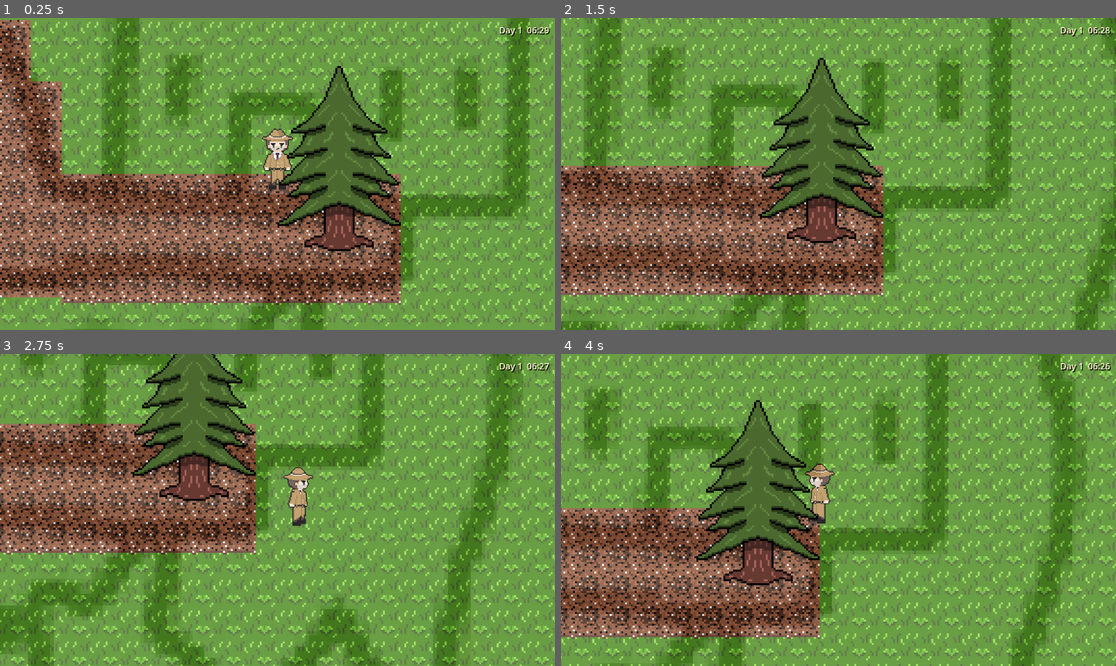
Above: before the commit, frames 1-4 (two rows, left to right).
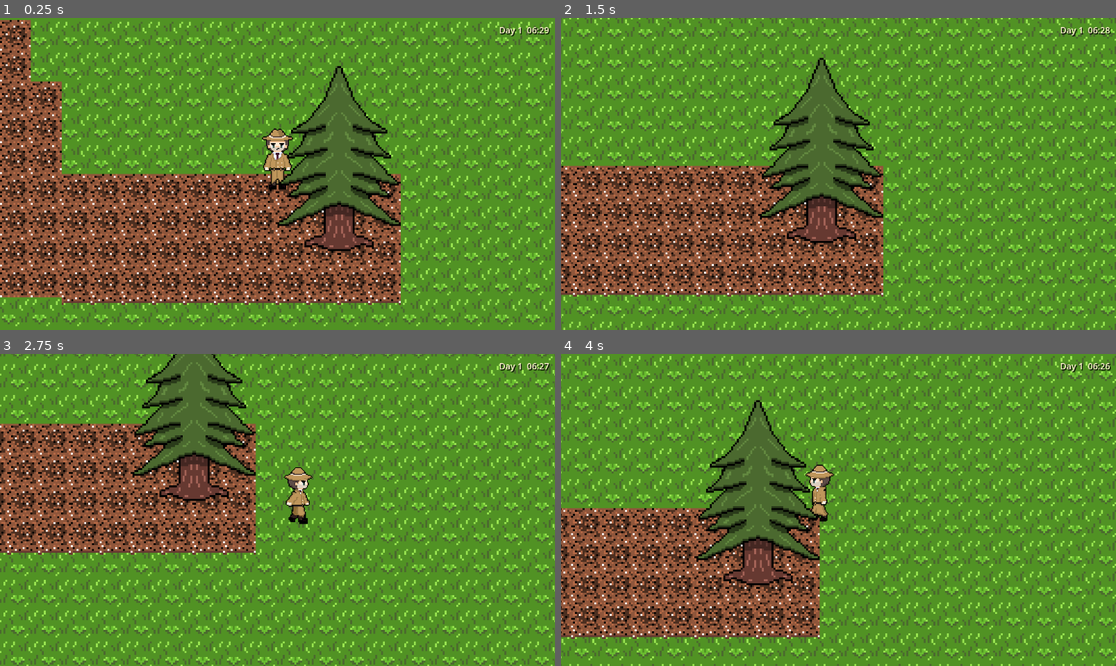
Above: after the commit, the same moments.

Repository: devasolutions-devos/Summer-Getaway
Game: Godot game, scene res://Scenes/Worlds/Levels/island.tscn
Two runs of this game, one before a commit and one after it. Both use one fixed random seed, a clock stepped at 60 frames per second and the inputs below. The engine's default icon, where the game draws it, is replaced by a stand-in: a white triangle on a blue panel in a dark square.
Inputs (mouse positions are in pixels of both pictures, inside the frame that each line leads up to):
- Up to frame 1 (0.25 s): no input
- Up to frame 2 (1.5 s): tap Enter at 0.5 s; move the mouse to (960, 158) at 0.52 s; hold D (walk_right) 0.53-1.28 s; tap E (interact) at 0.6, 1.35 s; click (960, 158) at 0.67 s; tap Space at 0.77 s; move the mouse to (727, 189) at 1.27 s; hold S (walk_down) from 1.28 s (still down)
- Up to frame 3 (2.75 s): tap Space at 1.52 s; move the mouse to (333, 441) at 2.02 s; release S (walk_down) at 2.03 s; hold D (walk_right) from 2.03 s (still down); tap E (interact) at 2.1 s
- Up to frame 4 (4 s): move the mouse to (810, 572) at 2.77 s; release D (walk_right) at 2.78 s; hold W (walk_up) 2.78-3.53 s; tap E (interact) at 2.85, 3.6 s; click (810, 572) at 2.92 s; tap Space at 3.02, 3.77 s; move the mouse to (1005, 556) at 3.52 s; hold A (walk_left) from 3.53 s (still down)

The runs differ from the first frame. In frame 1, 71% of the frame differs, in the area x 0-100%, y 0-100%; in frame 2, 72%; in frame 3, 73%; in frame 4, 74%.

Commit message:
i did animation

Diff:
--- a/Assets/Assets/player_sprite_frames.tres
+++ b/Assets/Assets/player_sprite_frames.tres
@@ -2,6 +2,7 @@
 
 [ext_resource type="Texture2D" uid="uid://bp56n8ejsdf6t" path="res://Assets/Assets/player_idle_front_sheet.png" id="1_idle"]
 [ext_resource type="Texture2D" uid="uid://bfhxglrfsrh63" path="res://Assets/Assets/player_idle_rotate_sheet.png" id="2_rotate"]
+[ext_resource type="Texture2D" uid="uid://dsf70licwc6dk" path="res://sprite player walk-Sheet.png" id="3_piwis"]
 
 [sub_resource type="AtlasTexture" id="AtlasTexture_down_0"]
 atlas = ExtResource("1_idle")
@@ -142,6 +143,54 @@
 [sub_resource type="AtlasTexture" id="AtlasTexture_up_6"]
 atlas = ExtResource("2_rotate")
 region = Rect2(192, 64, 32, 64)
+
+[sub_resource type="AtlasTexture" id="AtlasTexture_dneg3"]
+atlas = ExtResource("3_piwis")
+region = Rect2(0, 0, 32, 64)
+
+[sub_resource type="AtlasTexture" id="AtlasTexture_6qcxt"]
+atlas = ExtResource("3_piwis")
+region = Rect2(32, 0, 32, 64)
+
+[sub_resource type="AtlasTexture" id="AtlasTexture_5jgqr"]
+atlas = ExtResource("3_piwis")
+region = Rect2(64, 0, 32, 64)
+
+[sub_resource type="AtlasTexture" id="AtlasTexture_qeamc"]
+atlas = ExtResource("3_piwis")
+region = Rect2(96, 0, 32, 64)
+
+[sub_resource type="AtlasTexture" id="AtlasTexture_36dgq"]
+atlas = ExtResource("3_piwis")
+region = Rect2(32, 64, 32, 64)
+
+[sub_resource type="AtlasTexture" id="AtlasTexture_fqi1q"]
+atlas = ExtResource("3_piwis")
+region = Rect2(64, 64, 32, 64)
+
+[sub_resource type="AtlasTexture" id="AtlasTexture_ke883"]
+atlas = ExtResource("3_piwis")
+region = Rect2(96, 64, 32, 64)
+
+[sub_resource type="AtlasTexture" id="AtlasTexture_tu5gg"]
+atlas = ExtResource("3_piwis")
+region = Rect2(128, 64, 32, 64)
+
+[sub_resource type="AtlasTexture" id="AtlasTexture_im6dr"]
+atlas = ExtResource("3_piwis")
+region = Rect2(128, 0, 32, 64)
+
+[sub_resource type="AtlasTexture" id="AtlasTexture_3aiys"]
+atlas = ExtResource("3_piwis")
+region = Rect2(160, 0, 32, 64)
+
+[sub_resource type="AtlasTexture" id="AtlasTexture_ekbvp"]
+atlas = ExtResource("3_piwis")
+region = Rect2(192, 0, 32, 64)
+
+[sub_resource type="AtlasTexture" id="AtlasTexture_6ykyg"]
+atlas = ExtResource("3_piwis")
+region = Rect2(0, 64, 32, 64)
 
 [resource]
 animations = [{
@@ -277,25 +326,16 @@
 }, {
 "frames": [{
 "duration": 1.0,
-"texture": SubResource("AtlasTexture_down_0")
-}, {
-"duration": 1.0,
-"texture": SubResource("AtlasTexture_down_1")
-}, {
-"duration": 1.0,
-"texture": SubResource("AtlasTexture_down_2")
-}, {
-"duration": 1.0,
-"texture": SubResource("AtlasTexture_down_3")
-}, {
-"duration": 1.0,
-"texture": SubResource("AtlasTexture_down_4")
-}, {
-"duration": 1.0,
-"texture": SubResource("AtlasTexture_down_5")
-}, {
-"duration": 1.0,
-"texture": SubResource("AtlasTexture_down_6")
+"texture": SubResource("AtlasTexture_dneg3")
+}, {
+"duration": 1.0,
+"texture": SubResource("AtlasTexture_6qcxt")
+}, {
+"duration": 1.0,
+"texture": SubResource("AtlasTexture_5jgqr")
+}, {
+"duration": 1.0,
+"texture": SubResource("AtlasTexture_qeamc")
 }],
 "loop": true,
 "name": &"walk_down",
@@ -303,77 +343,33 @@
 }, {
 "frames": [{
 "duration": 1.0,
-"texture": SubResource("AtlasTexture_left_0")
-}, {
-"duration": 1.0,
-"texture": SubResource("AtlasTexture_left_1")
-}, {
-"duration": 1.0,
-"texture": SubResource("AtlasTexture_left_2")
-}, {
-"duration": 1.0,
-"texture": SubResource("AtlasTexture_left_3")
-}, {
-"duration": 1.0,
-"texture": SubResource("AtlasTexture_left_4")
-}, {
-"duration": 1.0,
-"texture": SubResource("AtlasTexture_left_5")
-}, {
-"duration": 1.0,
-"texture": SubResource("AtlasTexture_left_6")
-}],
-"loop": true,
-"name": &"walk_left",
-"speed": 8.0
-}, {
-"frames": [{
-"duration": 1.0,
-"texture": SubResource("AtlasTexture_right_0")
-}, {
-"duration": 1.0,
-"texture": SubResource("AtlasTexture_right_1")
-}, {
-"duration": 1.0,
-"texture": SubResource("AtlasTexture_right_2")
-}, {
-"duration": 1.0,
-"texture": SubResource("AtlasTexture_right_3")
-}, {
-"duration": 1.0,
-"texture": SubResource("AtlasTexture_right_4")
-}, {
-"duration": 1.0,
-"texture": SubResource("AtlasTexture_right_5")
-}, {
-"duration": 1.0,
-"texture": SubResource("AtlasTexture_right_6")
-}],
-"loop": true,
-"name": &"walk_right",
-"speed": 8.0
-}, {
-"frames": [{
-"duration": 1.0,
-"texture": SubResource("AtlasTexture_up_0")
-}, {
-"duration": 1.0,
-"texture": SubResource("AtlasTexture_up_1")
-}, {
-"duration": 1.0,
-"texture": SubResource("AtlasTexture_up_2")
-}, {
-"duration": 1.0,
-"texture": SubResource("AtlasTexture_up_3")
-}, {
-"duration": 1.0,
-"texture": SubResource("AtlasTexture_up_4")
-}, {
-"duration": 1.0,
-"texture": SubResource("AtlasTexture_up_5")
-}, {
-"duration": 1.0,
-"texture": SubResource("AtlasTexture_up_6")
+"texture": SubResource("AtlasTexture_36dgq")
+}, {
+"duration": 1.0,
+"texture": SubResource("AtlasTexture_fqi1q")
+}, {
+"duration": 1.0,
+"texture": SubResource("AtlasTexture_ke883")
+}, {
+"duration": 1.0,
+"texture": SubResource("AtlasTexture_tu5gg")
+}],
+"loop": true,
+"name": &"walk_side",
+"speed": 8.0
+}, {
+"frames": [{
+"duration": 1.0,
+"texture": SubResource("AtlasTexture_im6dr")
+}, {
+"duration": 1.0,
+"texture": SubResource("AtlasTexture_3aiys")
+}, {
+"duration": 1.0,
+"texture": SubResource("AtlasTexture_ekbvp")
+}, {
+"duration": 1.0,
+"texture": SubResource("AtlasTexture_6ykyg")
 }],
 "loop": true,
 "name": &"walk_up",
--- a/Scenes/Entities/player.tscn
+++ b/Scenes/Entities/player.tscn
@@ -20,8 +20,9 @@
 position = Vector2(0, -8)
 scale = Vector2(0.5, 0.5)
 sprite_frames = ExtResource("3_a1rq5")
-animation = &"idle_left"
+animation = &"walk_side"
 autoplay = "idle_down"
+frame_progress = 0.4335777
 
 [node name="Camera2D" type="Camera2D" parent="." unique_id=629478706]
 zoom = Vector2(4, 4)
--- a/Scenes/Worlds/Levels/island.tscn
+++ b/Scenes/Worlds/Levels/island.tscn
@@ -432,6 +432,7 @@
 position = Vector2(0, 176)
 
 [node name="the map refrence" type="Sprite2D" parent="." unique_id=1447809263]
+visible = false
 modulate = Color(1, 1, 1, 0.18431373)
 position = Vector2(8.999999, 536)
 scale = Vector2(1.9475739, 1.9475739)
--- a/Scripts/Entities/player.gd
+++ b/Scripts/Entities/player.gd
@@ -54,16 +54,18 @@
 
 	if Input.is_action_pressed("walk_right"):
 		input_dir = Vector2.RIGHT
-		$AnimatedSprite2D.play("walk_right")
+		$AnimatedSprite2D.play("walk_side")
+		animated_sprite_2d.flip_h=false
 	elif Input.is_action_pressed("walk_left"):
 		input_dir = Vector2.LEFT
-		$AnimatedSprite2D.play("walk_right")
+		$AnimatedSprite2D.play("walk_side")
+		animated_sprite_2d.flip_h=true
 	elif Input.is_action_pressed("walk_down"):
 		input_dir = Vector2.DOWN
-		$AnimatedSprite2D.play("walk_right")
+		$AnimatedSprite2D.play("walk_down")
 	elif Input.is_action_pressed("walk_up"):
 		input_dir = Vector2.UP
-		$AnimatedSprite2D.play("walk_right")
+		$AnimatedSprite2D.play("walk_up")
 
 	if input_dir == Vector2.ZERO:
 		idle_player()
Binary file added: Scenes/sprite player walk-Sheet.png
Not shown, added: Scenes/sprite player walk-Sheet.png.import
Binary file added: sprite player walk-Sheet.png
Not shown, added: sprite player walk-Sheet.png.import
